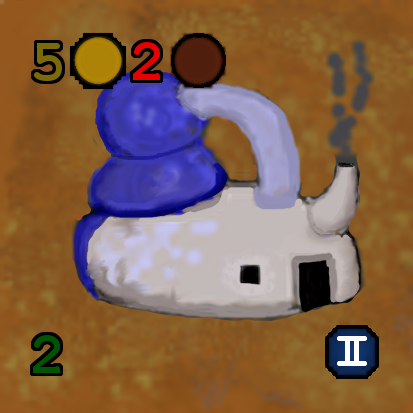
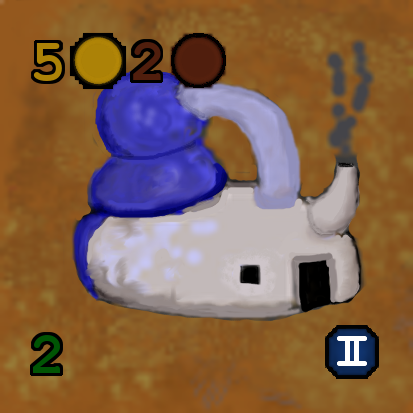
The second w=413, h=413 image is a revision of the first. Changes to its layers:
painted on "2" over (x1=133, y1=42, x2=161, y2=80)
painted on "5" over (x1=33, y1=43, x2=62, y2=81)
